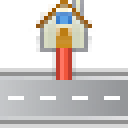
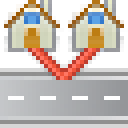
The second w=128, h=128 image is a revision of the first. Changes to its layers:
added group "Drop 2" with 3 layers above "Drop" over left=4, top=0, right=124, bottom=76
added layer "networking.png copy" in group "Drop 2" over left=24, top=44, right=104, bottom=76
added layer "right house" in group "Drop 2" over left=60, top=0, right=124, bottom=52
added layer "left house" in group "Drop 2" over left=4, top=0, right=64, bottom=52
moved "Pasted Layer" into group "Drop" over left=52, top=48, right=76, bottom=76
moved "drop.png" into group "Drop" over left=28, top=0, right=96, bottom=52
